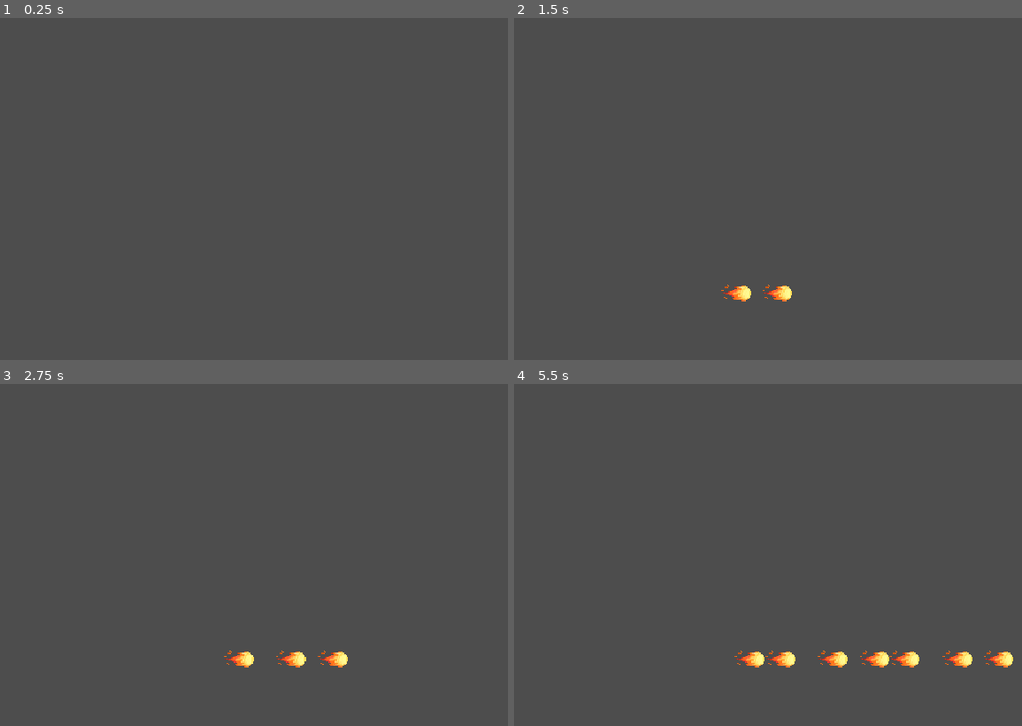
Above: before the commit, frames 1-4 (two rows, left to right).
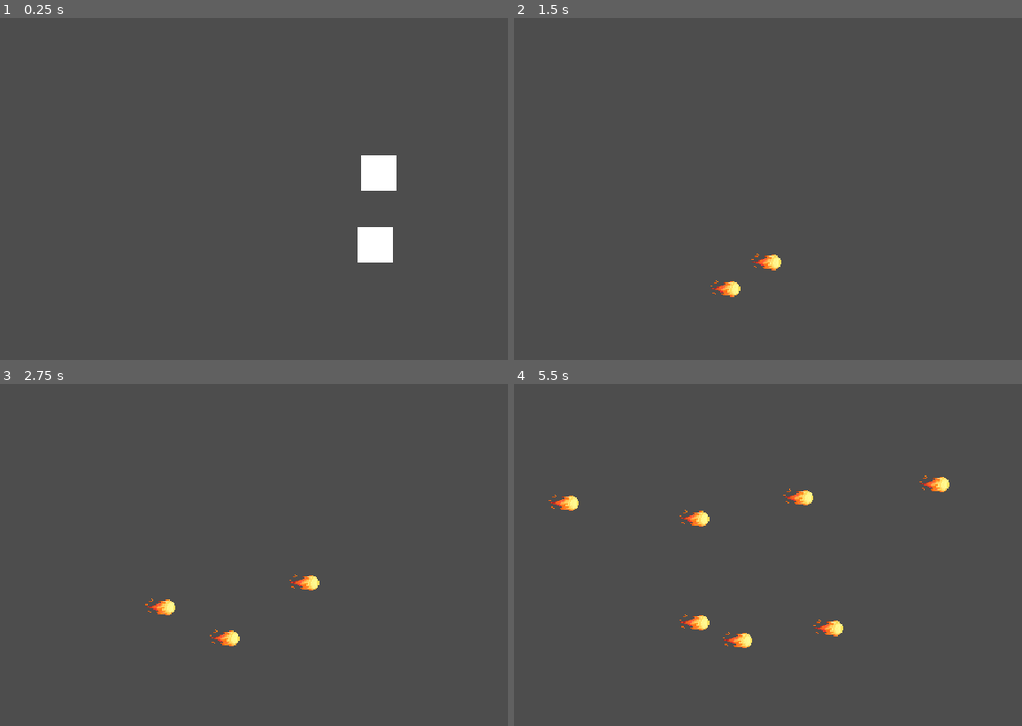
Above: after the commit, the same moments.

Repository: Spedinja/LudumDare58
Game: Godot game, scene res://projectiles/TestScene.tscn
The game is run twice, just before and just after one commit, with the same random seed, the same clock (stepped at 60 frames per second) and the same inputs. This scene is started directly instead of the project's main scene.
Inputs (mouse positions are in pixels of both pictures, inside the frame that each line leads up to):
- Up to frame 1 (0.25 s): no input
- Up to frame 2 (1.5 s): move the mouse to (910, 141) at 0.52 s; hold D (Move Right) 0.53-1.28 s; click (910, 141) at 0.6 s; move the mouse to (615, 182) at 1.27 s; hold S (Move Down) from 1.28 s (still down); click (615, 182) at 1.35 s
- Up to frame 3 (2.75 s): move the mouse to (309, 438) at 2.02 s; release S (Move Down) at 2.03 s; hold D (Move Right) from 2.03 s (still down); right-click (309, 438) at 2.1 s; click (309, 438) at 2.3 s
- Up to frame 4 (5.5 s): move the mouse to (717, 606) at 2.77 s; release D (Move Right) at 2.78 s; hold W (Move Up) 2.78-3.53 s; click (717, 606) at 2.85 s; move the mouse to (966, 585) at 3.52 s; hold A (Move Left) 3.53-5.03 s; click (966, 585) at 3.6 s; move the mouse to (544, 466) at 4.27 s; right-click (544, 466) at 4.35 s; click (544, 466) at 4.55 s; move the mouse to (788, 527) at 5.02 s; hold S (Move Down) from 5.03 s (still down); click (788, 527) at 5.1 s

The runs differ from the first frame. In frame 1, 1.4% of the frame differs, in the area x 70-79%, y 40-72%; in frame 2, 0.6%; in frame 3, 0.9%; in frame 4, 2.2%, in the area x 6-99%, y 26-83%.

Commit message:
TestScene

Diff:
--- a/projectiles/TestScene.tscn
+++ b/projectiles/TestScene.tscn
@@ -1,10 +1,39 @@
-[gd_scene load_steps=3 format=3 uid="uid://v7gy28vq63um"]
+[gd_scene load_steps=6 format=3 uid="uid://v7gy28vq63um"]
 
 [ext_resource type="Script" uid="uid://b0si8wkowvvl7" path="res://testScript.gd" id="1_sawa2"]
 [ext_resource type="PackedScene" uid="uid://dys1itfd17ep" path="res://projectiles/bullet.tscn" id="2_5shw6"]
+[ext_resource type="Texture2D" uid="uid://it5qagoxabo" path="res://Sprites/Tile.png" id="3_xktjd"]
+
+[sub_resource type="TileSet" id="TileSet_5shw6"]
+
+[sub_resource type="RectangleShape2D" id="RectangleShape2D_xktjd"]
+size = Vector2(32, 32)
 
 [node name="Node2D" type="Node2D"]
 script = ExtResource("1_sawa2")
 projectile = ExtResource("2_5shw6")
 
 [node name="TileMapLayer" type="TileMapLayer" parent="."]
+tile_set = SubResource("TileSet_5shw6")
+
+[node name="Enemy" type="RigidBody2D" parent="TileMapLayer"]
+position = Vector2(445, 163)
+collision_layer = 16
+collision_mask = 46
+
+[node name="CollisionShape2D" type="CollisionShape2D" parent="TileMapLayer/Enemy"]
+shape = SubResource("RectangleShape2D_xktjd")
+
+[node name="Sprite2D" type="Sprite2D" parent="TileMapLayer/Enemy"]
+texture = ExtResource("3_xktjd")
+
+[node name="Wall" type="RigidBody2D" parent="TileMapLayer"]
+position = Vector2(442, 228)
+collision_layer = 4
+collision_mask = 120
+
+[node name="CollisionShape2D" type="CollisionShape2D" parent="TileMapLayer/Wall"]
+shape = SubResource("RectangleShape2D_xktjd")
+
+[node name="Sprite2D" type="Sprite2D" parent="TileMapLayer/Wall"]
+texture = ExtResource("3_xktjd")
--- a/testScript.gd
+++ b/testScript.gd
@@ -3,6 +3,7 @@
 func _process(delta: float) -> void:
 	if Input.is_action_just_pressed("Attack"):
 		var newBullet = projectile.instantiate()
-		newBullet.direction = Vector2(1,0)
 		newBullet.global_position = self.global_position + Vector2(300,300)
+		var direction = (get_global_mouse_position() - newBullet.global_position).normalized()
+		newBullet.direction = direction
 		self.add_child(newBullet)
